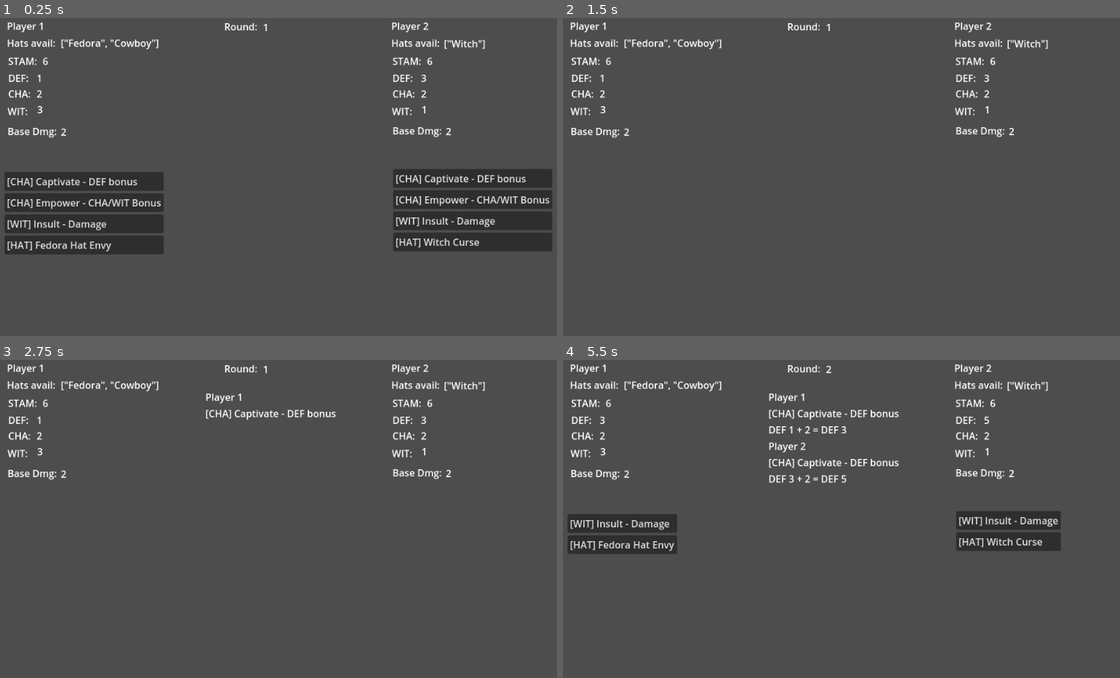
Above: before the commit, frames 1-4 (two rows, left to right).
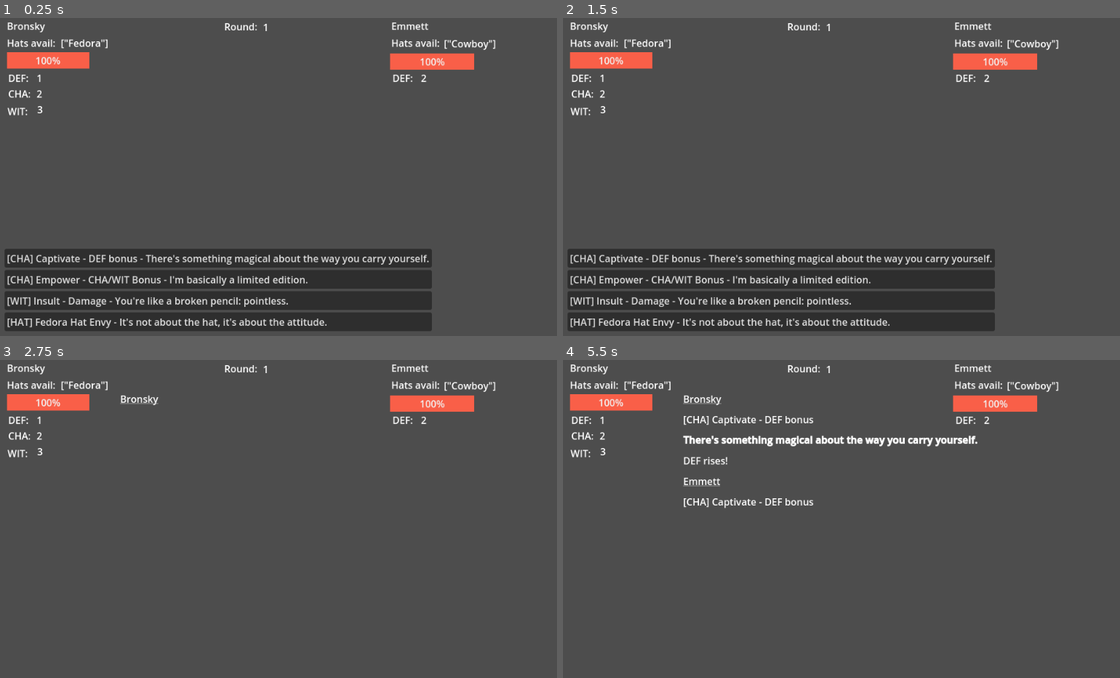
Above: after the commit, the same moments.

Repository: Sleeping-Robot-Games/Hat-Trick
Game: Godot game, scene res://play_test.tscn
Same seed, same stepped clock (60 frames per second), same inputs: the game is played once before the commit and once after it.
Inputs (mouse positions are in pixels of both pictures, inside the frame that each line leads up to):
- Up to frame 1 (0.25 s): no input
- Up to frame 2 (1.5 s): click (646, 180) at 0.5 s, where only the run before the commit has a clickable "[CHA] Captivate - DEF bonus"; click (1036, 177) at 1.25 s, where only the run before the commit has a clickable "[CHA] Captivate - DEF bonus"
- Up to frame 3 (2.75 s): click (217, 601) at 2 s, where only the run after the commit has a clickable "[CHA] Captivate - DEF bonus -…"
- Up to frame 4 (5.5 s): hold Right (ui_right) 2.78-3.53 s; hold Left (ui_left) 3.53-4.28 s; hold Right (ui_right) from 4.28 s (still down); tap Enter at 5 s

The runs differ from the first frame. In frame 1, 30% of the frame differs, in the area x 0-100%, y 1-99%; in frame 2, 19%; in frame 3, 2.9%; in frame 4, 9.3%.

Commit message:
PLAY TEST TIME

Diff:
--- a/play_test.gd
+++ b/play_test.gd
@@ -2,53 +2,138 @@
 
 var rng = RandomNumberGenerator.new()
 
-var p1 = {
+var winner
+var loser
+
+var player_1_initial_state = {
 	"name": "p1",
-	"hats": ["Fedora", "Cowboy"],
+	"display_name": "Bronsky",
+	"hats": [],
+	"avail_hats": [],
 	"STAM": 6,
 	"DEF": 1,
 	"CHA": 2,
 	"WIT": 3,
-	"HatTips": "Overconfident",
-	"BaseDmg": 2,
+	"base_dmg": 2,
 	'current_choice': null,
 	'choices': [],
 	'applied_choices': [],
 	'cooldowns': {'CHA': 0, 'WIT': 0},
 }
 
-var p2 = {
-	"name": "p2",
-	"hats": ["Witch"],
-	"STAM": 6,
-	"DEF": 3,
-	"CHA": 2,
-	"WIT": 1,
-	"HatTips": "Hat Envy",
-	"BaseDmg": 2,
-	'current_choice': null,
-	'choices': [],
-	'applied_choices': [],
-	'cooldowns': {'CHA': 0, 'WIT': 0},
-}
+var captivate_options = [
+"Your energy lights up the room.",
+"Your presence brings a sense of wonder.",
+"There's something magical about the way you carry yourself.",
+"I'm truly mesmerized by you."
+]
+
+var empower_self_options = [
+"Who needs coffee when I'm this fabulous?",
+"Self-high-five!",
+"I'm basically a limited edition.",
+"Woke up like this. #Flawless"
+]
+
+var insult_options = [
+"If brains were dynamite, you wouldn't have enough to blow your nose.",
+"You're a few sandwiches short of a picnic, aren't you?",
+"Was that the best you could come up with?",
+"If I wanted to hear from an idiot, I'd watch a mirror.",
+"Your elevator doesn't go all the way to the top floor, does it?",
+"You bring joy to everyone... when you leave the room.",
+"If I had a penny for every brain cell you have, I'd have one cent.",
+"You're not the sharpest tool in the shed, are you?",
+"Your family tree must be a cactus because everyone on it is a prick.",
+"You're the reason we have instructions on shampoo bottles.",
+"If I wanted a joke, I would've just looked at your face.",
+"You're like a broken pencil: pointless.",
+"You must have been born on a highway, because that's where most accidents happen.",
+"Keep talking, maybe one day you'll say something intelligent.",
+"I'd love to see things from your perspective, but I just can't put my head that far up my butt.",
+"You're proof that evolution can go in reverse.",
+"It's hard to get the big picture when you have a small screen.",
+"If brains were dynamite, you wouldn't have enough to blow your hat off.",
+"Why don't you slip into something more comfortable? Like a coma.",
+"The only way you'll ever get laid is if you climb up a chicken's backside and wait.",
+"Your secrets are always safe with me. I never even listen when you tell me them.",
+"You have the perfect face... for radio.",
+"When they were handing out brains, you thought they said trains and took the next one out of town.",
+"You're not stupid; you just have a lot of bad luck thinking.",
+]
+
+var fedora_options = [
+"M'lady.",
+"This hat isn't just a fashion statement, it's a lifestyle.",
+"Tip of the fedora to you!",
+"It's not about the hat, it's about the attitude."
+]
+
+var cowboy_options = [
+"Howdy, partner!",
+"This town ain't big enough for the two of us.",
+"Giddy up!",
+"Ride 'em, cowboy!"
+]
+
+var witch_options = [
+"Brewing up some mischief?",
+"Toil and trouble!",
+"A dash of magic.",
+"Feel the spells in the air?"
+]
+
+var p1
+var p2
+var npcs = [
+	{
+		"name": "p2",
+		"display_name": "The Witch",
+		"hats": ["Witch"],
+		"avail_hats": ["Witch"],
+		"STAM": 6,
+		"DEF": 2,
+		"CHA": 1,
+		"WIT": 2,
+		"base_dmg": 2,
+		'current_choice': null,
+		'choices': [],
+		'applied_choices': [],
+		'cooldowns': {'CHA': 0, 'WIT': 0},
+	},
+	{
+		"name": "p2",
+		"display_name": "Emmett",
+		"hats": ["Cowboy"],
+		"avail_hats": ["Cowboy"],
+		"STAM": 6,
+		"DEF": 2,
+		"CHA": 3,
+		"WIT": 1,
+		"base_dmg": 2,
+		'current_choice': null,
+		'choices': [],
+		'applied_choices': [],
+		'cooldowns': {'CHA': 0, 'WIT': 0},
+	}
+]
 
 var round = 1
 
 var outcome_summary = []
 
-## PLAY TEST GAME FLOW ##
-# Each player selects a choice
-# After a choice is selected they disappear (hide)
-# After both players pick a choice the Outcome appears
-## Outcome shows as follows
-### Declare any stat changes
-### Declare any damage
-### Show Quotes of acutal dialog
-# After outcome is shown player stats update in state and labels
-# Choices are repopulated
-# Repeat
-
 func _ready():
+	p1 = player_1_initial_state.duplicate(true)
+	p1.hats = ['Fedora']
+	p1.avail_hats = p1.hats.duplicate()
+	p2 = npcs.pick_random().duplicate(true)
+
+	$p1_display_name.text = p1.display_name
+	$p2_display_name.text = p2.display_name
+
+	$p1_health_bar.max_value = p1.STAM
+	$p2_health_bar.max_value = p2.STAM
+
 	update_player_stat_labels()
 	$Round/Value.text = str(round)
 	populate_choices()
@@ -60,7 +145,8 @@
 			'self': true,
 			'stats': {'DEF': player['CHA']},
 			'damage': func(): return 0,
-			'rounds': 1
+			'rounds': 1,
+			'dialog': captivate_options.pick_random(),
 		},
 		{
 			'type': 'CHA',
@@ -68,15 +154,17 @@
 			'self': true,
 			'stats': {'CHA': player['CHA'], 'WIT': player['CHA']},
 			'damage': func(): return 0,
-			'rounds': 1
+			'rounds': 1,
+			'dialog': empower_self_options.pick_random()
 		}]
 	var wit_choices = [{
 			'type': 'WIT',
 			'label': '[WIT] Insult - Damage',
 			'self': false,
 			'stats': {},
-			'damage': func(): return player['WIT'] + player['BaseDmg'],
-			'rounds': 0
+			'damage': func(): return player['WIT'] + player['base_dmg'],
+			'rounds': 0,
+			'dialog': insult_options.pick_random()
 		}]
 	var hat_choices = [
 		{
@@ -86,7 +174,8 @@
 			'self': true,
 			'stats': {"WIT": 3, "DEF": -2},
 			'damage': func(): return 0,
-			'rounds': -1
+			'rounds': -1,
+			'dialog': fedora_options.pick_random()
 		},
 		{
 			'type': 'HAT',
@@ -95,7 +184,8 @@
 			'self': true,
 			'stats': {"CHA": 2, "DEF": 1},
 			'damage': func(): return 0,
-			'rounds': -1
+			'rounds': -1,
+			'dialog': cowboy_options.pick_random()
 		},
 		{
 			'type': 'HAT',
@@ -103,8 +193,9 @@
 			'label': '[HAT] Witch Curse',
 			'self': false,
 			'stats': {},
-			'damage': func(): return player['WIT'] + player['BaseDmg'] * 2,
-			'rounds': -1
+			'damage': func(): return player['WIT'] + player['base_dmg'] * 2,
+			'rounds': -1,
+			'dialog': witch_options.pick_random()
 		},
 	]
 
@@ -112,10 +203,18 @@
 		player.choices.append_array(cha_choices)
 	if player.cooldowns["WIT"] == 0:
 		player.choices.append_array(wit_choices)
-	if player.hats.size() > 0:
+	if player.avail_hats.size() > 0:
 		for hat in hat_choices:
-			if player.hats[0] == hat.hat_type:
+			if player.avail_hats[0] == hat.hat_type:
 				player.choices.append(hat)
+
+func add_choices_to_scene(parent, choices):
+	for choice in choices:
+		var button = Button.new()
+		button.text = choice.label + " - " + choice.dialog
+		button.alignment = HORIZONTAL_ALIGNMENT_LEFT
+		button.button_up.connect(on_choice_button_up.bind(choice))
+		parent.add_child(button)
 
 func update_player_stat_labels():
 	for stat in $P1Stats.get_children():
@@ -124,42 +223,37 @@
 	for stat in $P2Stats.get_children():
 		stat.get_node('Value').text = str(p2[stat.name])
 
+	# Set health bars
+	var p1_health_bar = get_node(p1.name + '_health_bar')
+	p1_health_bar.value = p1.STAM
+
+	var p2_health_bar = get_node(p2.name + '_health_bar')
+	p2_health_bar.value = p2.STAM
+
 	$Round/Value.text = str(round)
 
 func populate_choices():
 	add_choices_to_player(p1)
-	for choice in p1.choices:
-		var button = Button.new()
-		button.text = choice.label
-		button.alignment = HORIZONTAL_ALIGNMENT_LEFT
-		button.button_up.connect(on_choice_button_up.bind('p1', choice))
-		$P1Choices.add_child(button)
+	add_choices_to_scene($P1Choices, p1.choices)
 
 	add_choices_to_player(p2)
-	for choice in p2.choices:
-		var button = Button.new()
-		button.text = choice.label
-		button.alignment = HORIZONTAL_ALIGNMENT_LEFT
-		button.button_up.connect(on_choice_button_up.bind('p2', choice))
-		$P2Choices.add_child(button)
+	add_choices_to_scene($P2Choices, p2.choices)
 
 func remove_choices(player):
 	player.choices = []
 	for choice in get_node(player.name.to_upper()+'Choices').get_children():
 		get_node(player.name.to_upper()+'Choices').remove_child(choice)
 
-func on_choice_button_up(player, choice):
-	if player == 'p1':
-		p1['current_choice'] = choice
-		remove_choices(p1)
-		if p2['current_choice']:
-			calculate_outcome()
-
-	if player == 'p2':
-		p2['current_choice'] = choice
-		remove_choices(p2)
-		if p1['current_choice']:
-			calculate_outcome()
+func on_choice_button_up(choice):
+	p1['current_choice'] = choice
+	remove_choices(p1)
+
+	# NPC picks their choice
+	p2['current_choice'] = p2.choices.pick_random()
+	remove_choices(p2)
+
+	calculate_outcome()
+
 
 func determine_initiative():
 	var first_player
@@ -186,34 +280,24 @@
 	outcome_summary = []
 	show_outcome_summary()
 	var players = determine_initiative()
-	#PLAYER
-#	{
-#	"name": "p2",
-#	"Hats": "Cowboy +1 DEF",
-#	"STAM": 6,
-#	"DEF": 3,
-#	"CHA": 2,
-#	"WIT": 3,
-#	"HatTips": "Hat Envy",
-#	"BaseDmg": 2,
-#	'choice': null
-#	}
-	#CHOICE
-#	{
-#		'label': '[CHA] Allure - DEF bonus',
-#		'self': true,
-#		'stats': [{'DEF': p2_stats['CHA']}],
-#		'damage': 0
-#	}
+
 	for i in range(players.size()):
 		var player = players[i]
-		add_outcome('Player 1' if (player.name == 'p1') else 'Player 2')
+		add_outcome("[u]"+player.display_name)
 		add_outcome(player.current_choice.label)
+		add_outcome("[b]"+player.current_choice.dialog)
 		if player.current_choice.self:
 			apply_changes(player, player.current_choice)
 		else:
 			var other_player = players[1 - i]  # Get the other player.
 			apply_changes(other_player, player.current_choice)
+
+			# Check for winner
+			if other_player.STAM == 0:
+				print(player.display_name + " is the winner")
+				winner = player
+				loser = other_player
+				break
 
 		# Keep track of choices
 		player.applied_choices.append(player.current_choice)
@@ -227,27 +311,85 @@
 
 		# If a hat choice was made, move the hat to the end of the hats array and reset CD if more hats are avail
 		if player.current_choice.type == "HAT":
-			player.hats.pop_front()  # Remove the first hat (used hat)
+			player.avail_hats.pop_front()  # Remove the first hat (used hat)
+
 
 	round = round + 1
 	await show_outcome_summary()
 	await get_tree().create_timer(1).timeout
+
 	p1.current_choice = null
 	p2.current_choice = null
+
+	update_player_stat_labels()
+
+	if winner:
+		$BattleOver.text = winner.display_name + " Wins!"
+		$BattleOver.show()
+		$Button.show()
+		return
+
 	populate_choices()
 
 	update_cooldowns(p1)
 	update_cooldowns(p2)
 
+
+func start_new_battle():
+	reset_battle()
+	outcome_summary = []
+	show_outcome_summary()
+	populate_choices()
 	update_player_stat_labels()
+
+func reset_battle():
+	print("BATTLE OVER RESET STATE")
+
+	round = 1
+	# Reset to initial state besides hats
+	var p1_hats = p1.hats
+	p1 = player_1_initial_state.duplicate(true)
+	p1.hats.append_array(p1_hats)
+	p1.avail_hats = p1.hats.duplicate()
+	if winner.name == 'p1':
+		p1.hats.append(loser.hats[0])
+		p1.avail_hats = p1.hats.duplicate()
+		# Remove NPC from array
+		for npc in npcs:
+			if npc.display_name == loser.display_name:
+				npcs.erase(npc)
+	# Reset NPC to inital state by picking a new one
+	if npcs.size() > 0:
+		p2 = npcs.pick_random().duplicate(true)
+	else:
+		print("GAME OVER")
+		$GameOver.show()
+		return
+
+	winner = null
+	loser = null
+
+	$BattleOver.hide()
+	$Button.hide()
+
+	$p1_display_name.text = p1.display_name
+	$p2_display_name.text = p2.display_name
+
+	$p1_health_bar.max_value = p1.STAM
+	$p2_health_bar.max_value = p2.STAM
+
+	$Round/Value.text = str(round)
 
 
 func show_outcome_summary():
 	for outcome_node in $Outcomes.get_children():
 		$Outcomes.remove_child(outcome_node)
 	for outcome in outcome_summary:
-		var outcome_label = Label.new()
+		var outcome_label = RichTextLabel.new()
+		outcome_label.bbcode_enabled = true
 		outcome_label.text = outcome
+		outcome_label.custom_minimum_size.x = 600
+		outcome_label.custom_minimum_size.y = 30
 		await get_tree().create_timer(.5).timeout
 		$Outcomes.add_child(outcome_label)
 
@@ -258,13 +400,17 @@
 	for stat in choice['stats'].keys():
 		var old_stat = player[stat]
 		player[stat] = clamp(player[stat] + choice['stats'][stat], 0, INF)
-		add_outcome("%s %s + %s = %s %s" % [stat, old_stat, str(choice['stats'][stat]), stat, player[stat]])
+		#add_outcome("%s %s + %s = %s %s" % [stat, old_stat, str(choice['stats'][stat]), stat, player[stat]])
+		if choice['stats'][stat] > 0:
+			add_outcome("%s rises!" % stat)
+		else:
+			add_outcome("%s falls.." % stat)
 	var damage = choice['damage'].call() - player["DEF"]
 	var true_damage = clamp(damage, 0, INF)
 	player["STAM"] = clamp(player["STAM"] - true_damage, 0, INF)
 	if choice['damage'].call() != 0:
-		add_outcome("Dmg %s - DEF %s" % [choice['damage'].call(), player["DEF"]])
-		add_outcome("Dealt %s to %s" % [str(true_damage), player.name])
+		#add_outcome("Dmg %s - DEF %s" % [choice['damage'].call(), player["DEF"]])
+		add_outcome("Dealt [color=#FF0000]%s[/color] to %s" % [str(true_damage), player.display_name])
 
 func update_cooldowns(player):
 	# Reverse effects for choices that have ended their cooldown
@@ -277,3 +423,7 @@
 	for type in player.cooldowns.keys():
 		if player.cooldowns[type] > 0:
 			player.cooldowns[type] -= 1
+
+
+func _on_button_button_up():
+	start_new_battle()
--- a/play_test.tscn
+++ b/play_test.tscn
@@ -1,13 +1,19 @@
-[gd_scene load_steps=2 format=3 uid="uid://o4dyoxm5eih1"]
+[gd_scene load_steps=4 format=3 uid="uid://o4dyoxm5eih1"]
 
 [ext_resource type="Script" path="res://play_test.gd" id="1_o1cky"]
+
+[sub_resource type="StyleBoxFlat" id="StyleBoxFlat_k6rh0"]
+bg_color = Color(0.976471, 0.372549, 0.282353, 1)
+
+[sub_resource type="StyleBoxFlat" id="StyleBoxFlat_hikd4"]
+bg_color = Color(0.976471, 0.372549, 0.282353, 1)
 
 [node name="PlayTest" type="Control"]
 layout_mode = 3
 anchors_preset = 0
 script = ExtResource("1_o1cky")
 
-[node name="Label" type="Label" parent="."]
+[node name="p1_display_name" type="Label" parent="."]
 layout_mode = 0
 offset_left = 50.0
 offset_top = 10.0
@@ -15,6 +21,14 @@
 offset_bottom = 36.0
 text = "Player 1"
 
+[node name="p1_health_bar" type="ProgressBar" parent="."]
+layout_mode = 0
+offset_left = 50.0
+offset_top = 65.0
+offset_right = 186.0
+offset_bottom = 92.0
+theme_override_styles/fill = SubResource("StyleBoxFlat_k6rh0")
+
 [node name="P1Stats" type="Control" parent="."]
 layout_mode = 3
 anchors_preset = 0
@@ -23,18 +37,18 @@
 offset_right = 209.0
 offset_bottom = 225.0
 
-[node name="hats" type="Control" parent="P1Stats"]
+[node name="avail_hats" type="Control" parent="P1Stats"]
 anchors_preset = 0
 offset_right = 98.0
 offset_bottom = 28.0
 
-[node name="Label" type="Label" parent="P1Stats/hats"]
+[node name="Label" type="Label" parent="P1Stats/avail_hats"]
 layout_mode = 0
 offset_right = 44.0
 offset_bottom = 26.0
 text = "Hats avail: "
 
-[node name="Value" type="Label" parent="P1Stats/hats"]
+[node name="Value" type="Label" parent="P1Stats/avail_hats"]
 layout_mode = 0
 offset_left = 89.0
 offset_right = 140.0
@@ -42,6 +56,7 @@
 text = "VALUE"
 
 [node name="STAM" type="Control" parent="P1Stats"]
+visible = false
 anchors_preset = 0
 offset_left = 2.0
 offset_top = 30.0
@@ -122,21 +137,22 @@
 offset_bottom = 23.0
 text = "VALUE"
 
-[node name="BaseDmg" type="Control" parent="P1Stats"]
+[node name="base_dmg" type="Control" parent="P1Stats"]
+visible = false
 anchors_preset = 0
 offset_left = 1.0
 offset_top = 171.0
 offset_right = 121.0
 offset_bottom = 200.0
 
-[node name="Label" type="Label" parent="P1Stats/BaseDmg"]
+[node name="Label" type="Label" parent="P1Stats/base_dmg"]
 layout_mode = 0
 offset_top = -25.0
 offset_right = 82.0
 offset_bottom = 1.0
 text = "Base Dmg:"
 
-[node name="Value" type="Label" parent="P1Stats/BaseDmg"]
+[node name="Value" type="Label" parent="P1Stats/base_dmg"]
 layout_mode = 0
 offset_left = 88.0
 offset_top = -24.0
@@ -144,7 +160,7 @@
 offset_bottom = 2.0
 text = "VALUE"
 
-[node name="Label2" type="Label" parent="."]
+[node name="p2_display_name" type="Label" parent="."]
 layout_mode = 0
 offset_left = 685.0
 offset_top = 10.0
@@ -152,6 +168,14 @@
 offset_bottom = 36.0
 text = "Player 2"
 
+[node name="p2_health_bar" type="ProgressBar" parent="."]
+layout_mode = 0
+offset_left = 683.0
+offset_top = 67.0
+offset_right = 822.0
+offset_bottom = 94.0
+theme_override_styles/fill = SubResource("StyleBoxFlat_hikd4")
+
 [node name="P2Stats" type="Control" parent="."]
 layout_mode = 3
 anchors_preset = 0
@@ -160,18 +184,18 @@
 offset_right = 844.0
 offset_bottom = 225.0
 
-[node name="hats" type="Control" parent="P2Stats"]
+[node name="avail_hats" type="Control" parent="P2Stats"]
 anchors_preset = 0
 offset_right = 98.0
 offset_bottom = 28.0
 
-[node name="Label" type="Label" parent="P2Stats/hats"]
+[node name="Label" type="Label" parent="P2Stats/avail_hats"]
 layout_mode = 0
 offset_right = 44.0
 offset_bottom = 26.0
 text = "Hats avail: "
 
-[node name="Value" type="Label" parent="P2Stats/hats"]
+[node name="Value" type="Label" parent="P2Stats/avail_hats"]
 layout_mode = 0
 offset_left = 87.0
 offset_top = 1.0
@@ -180,6 +204,7 @@
 text = "VALUE"
 
 [node name="STAM" type="Control" parent="P2Stats"]
+visible = false
 anchors_preset = 0
 offset_left = 2.0
 offset_top = 30.0
@@ -220,6 +245,7 @@
 text = "VALUE"
 
 [node name="CHA" type="Control" parent="P2Stats"]
+visible = false
 anchors_preset = 0
 offset_left = 2.0
 offset_top = 84.0
@@ -240,6 +266,7 @@
 text = "VALUE"
 
 [node name="WIT" type="Control" parent="P2Stats"]
+visible = false
 anchors_preset = 0
 offset_left = 1.0
 offset_top = 113.0
@@ -260,21 +287,22 @@
 offset_bottom = 23.0
 text = "VALUE"
 
-[node name="BaseDmg" type="Control" parent="P2Stats"]
+[node name="base_dmg" type="Control" parent="P2Stats"]
+visible = false
 anchors_preset = 0
 offset_left = 1.0
 offset_top = 171.0
 offset_right = 121.0
 offset_bottom = 200.0
 
-[node name="Label" type="Label" parent="P2Stats/BaseDmg"]
+[node name="Label" type="Label" parent="P2Stats/base_dmg"]
 layout_mode = 0
 offset_left = 1.0
 offset_top = -26.0
 offset_right = 83.0
 text = "Base Dmg:"
 
-[node name="Value" type="Label" parent="P2Stats/BaseDmg"]
+[node name="Value" type="Label" parent="P2Stats/base_dmg"]
 layout_mode = 0
 offset_left = 89.0
 offset_top = -25.0
@@ -283,9 +311,10 @@
 text = "VALUE"
 
 [node name="Outcomes" type="GridContainer" parent="."]
-layout_mode = 0
-offset_left = 378.0
-offset_top = 58.0
+custom_minimum_size = Vector2(100, 0)
+layout_mode = 0
+offset_left = 237.0
+offset_top = 61.0
 offset_right = 649.0
 offset_bottom = 240.0
 
@@ -296,11 +325,12 @@
 [node name="P1Choices" type="GridContainer" parent="."]
 layout_mode = 0
 offset_left = 46.0
-offset_top = 263.0
-offset_right = 305.0
+offset_top = 390.0
+offset_right = 947.0
 offset_bottom = 524.0
 
 [node name="P2Choices" type="GridContainer" parent="."]
+visible = false
 layout_mode = 0
 offset_left = 688.0
 offset_top = 258.0
@@ -331,3 +361,32 @@
 offset_right = 175.0
 offset_bottom = 33.0
 text = "VALUE"
+
+[node name="GameOver" type="Label" parent="."]
+visible = false
+layout_mode = 0
+offset_left = 298.0
+offset_top = 180.0
+offset_right = 643.0
+offset_bottom = 229.0
+theme_override_font_sizes/font_size = 33
+text = "GAME OVER YOU WIN"
+
+[node name="BattleOver" type="Label" parent="."]
+visible = false
+layout_mode = 0
+offset_left = 42.0
+offset_top = 281.0
+offset_right = 82.0
+offset_bottom = 304.0
+
+[node name="Button" type="Button" parent="."]
+visible = false
+layout_mode = 0
+offset_left = 34.0
+offset_top = 319.0
+offset_right = 166.0
+offset_bottom = 350.0
+text = "Start new battle"
+
+[connection signal="button_up" from="Button" to="." method="_on_button_button_up"]
